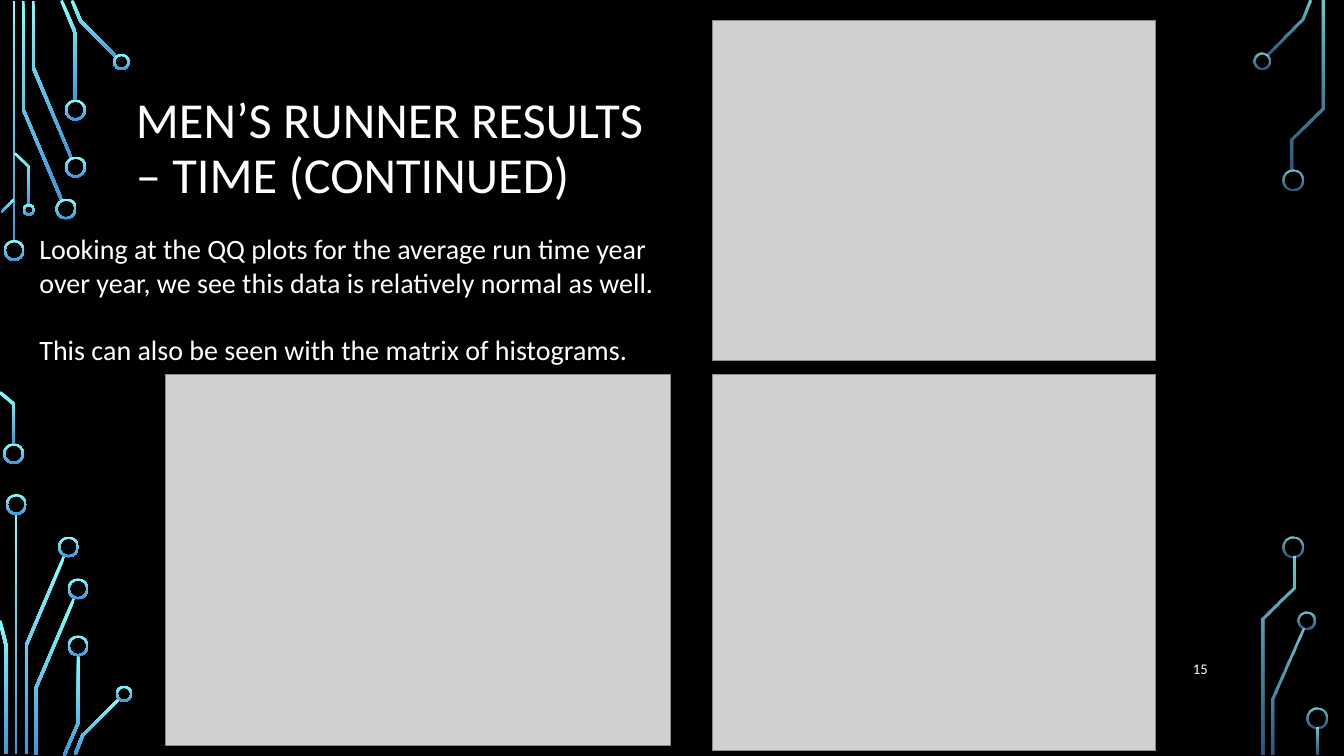
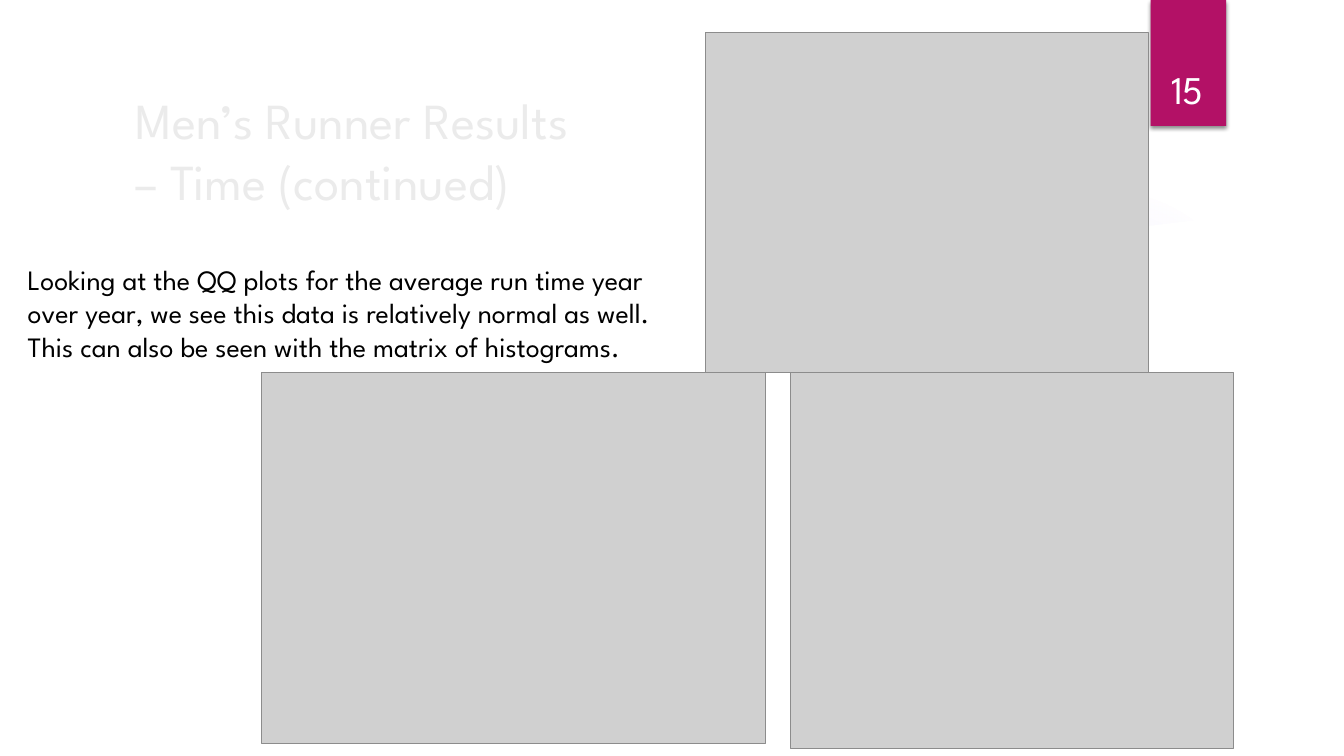
Before and after one commit to elkinst65/QTW_08, a slide deck: slide 15 of infographic.pptx. Drawn at 1344x756 pixels with LibreOffice and Linux fonts; fonts in the diff are those of the drawing; grey boxes stand for pictures; background and template pictures are left out. Boxes give left, top, right and bottom in pixels: in the first picture for what was removed or moved away, otherwise in the second. Text is boxed around its words. In the diff, an @@ line names an element or a change of style, - is before the commit and + after.

Commit message:
Modified the Theme, added Tom's work and minor spelling corrections

```diff
--- a/infographic.pptx
+++ b/infographic.pptx
@@ group added at <box>0,0,1344,756</box>: 5 ellipses, 3 freeform shapes @@
@@ rectangle added at <box>1150,0,1226,126</box>, fill #B31166 @@
@@ picture: place and size @@
-picture at <box>713,20,1156,360</box>
+picture at <box>706,32,1149,372</box>
@@ page number: place and size @@
-page number at <box>1193,664,1208,674</box>
+page number at <box>1171,78,1204,105</box>
@@ page number at <box>1171,78,1204,105</box>: size 10.5 to 28 pt, font Calibri to League Spartan; alignment right to centre; vertical alignment middle to bottom @@
@@ text at <box>28,270,649,363</box>: text changed; font Calibri to League Spartan; text colour #FFFFFF to #000000 @@
-Looking at the QQ plots for the average run time year over year, we see this data is relatively normal as well.
-This can also be seen with the matrix of histograms.
+Looking at the QQ plots for the average run time year over year, we see this data is relatively normal as well. This can also be seen with the matrix of histograms.
@@ title at <box>535,271,585,291</box>: text changed; font Calibri to League Spartan; text colour #FFFFFF to #EBEBEB @@
-MEN’S RUNNER RESULTS
-– TIME (CONTINUED)
+Men’s Runner Results
+– Time (continued)
@@ picture: place and size @@
-picture at <box>166,375,671,746</box>
+picture at <box>261,373,766,744</box>
@@ picture: place and size @@
-picture at <box>713,375,1156,751</box>
+picture at <box>790,373,1234,749</box>
@@ group removed at <box>0,0,1328,756</box>: 33 freeform shapes, 3 rectangles @@
```
Also in this commit, not shown: 23 other slides changed, 1 slide added, 1 slide removed.
